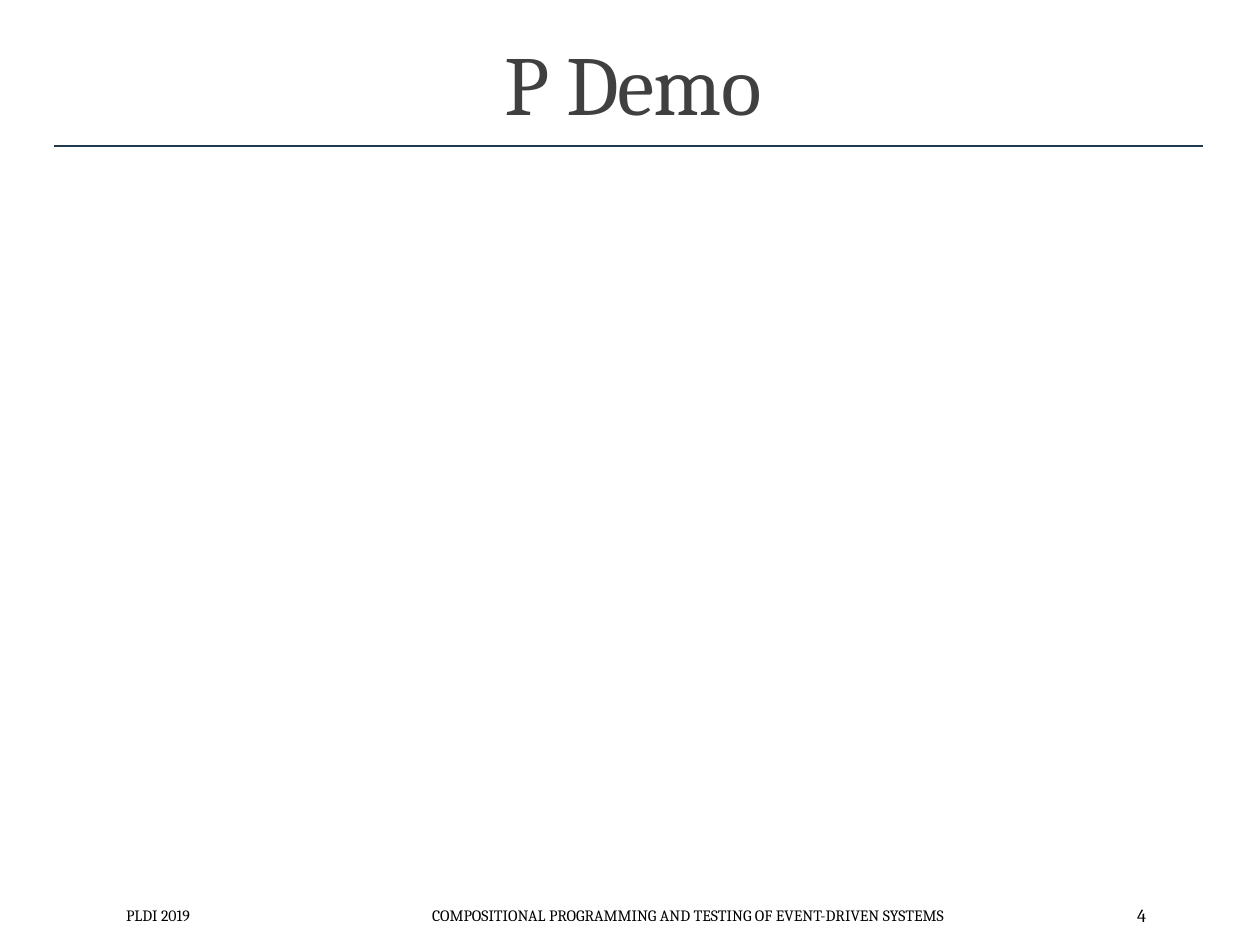
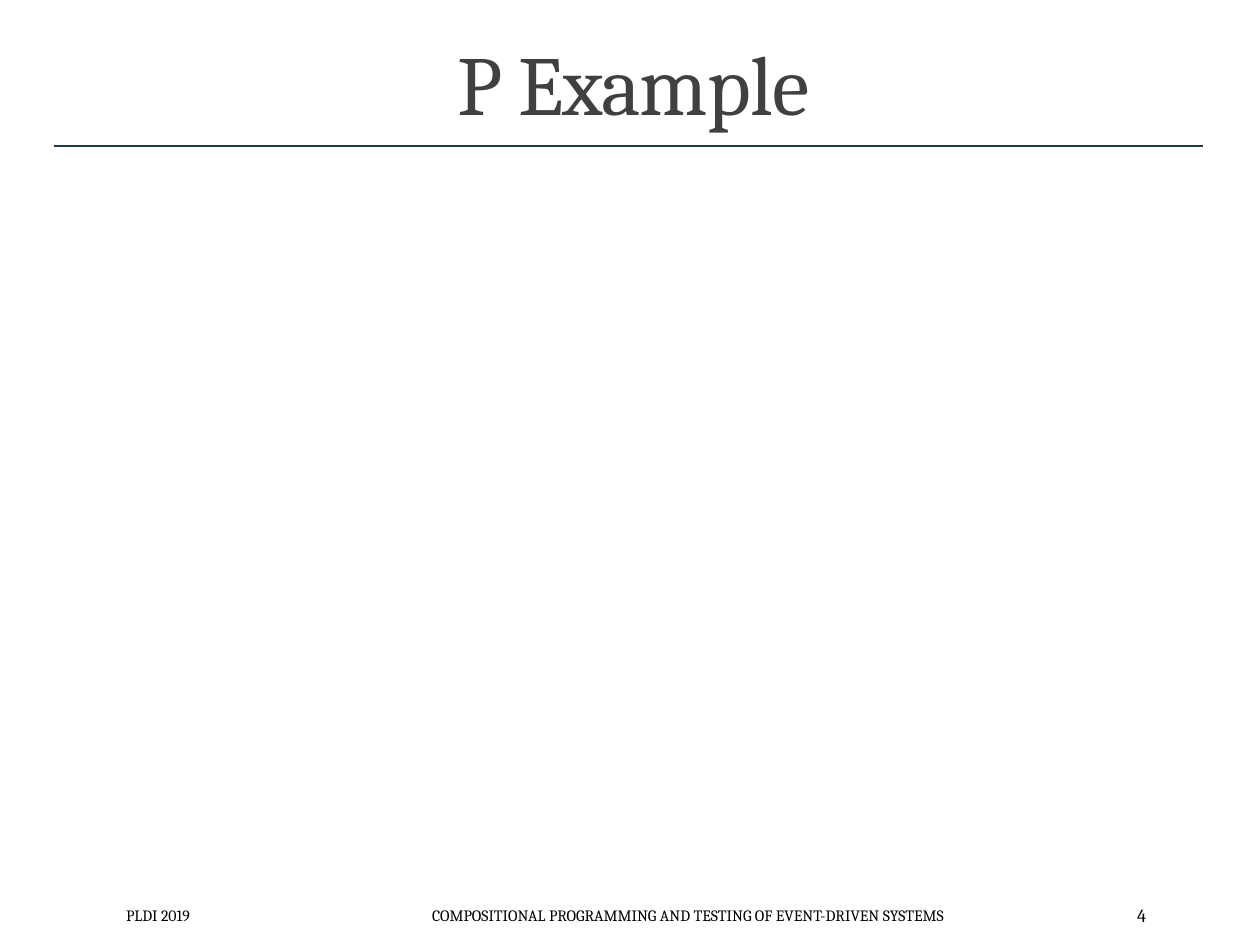
Before and after one commit to p-org/plditutorial, a slide deck: slide 4 of Presentations/2 - PLanguage.pptx. Drawn at 1260x945 pixels with LibreOffice and Linux fonts; fonts in the diff are those of the drawing. Boxes give left, top, right and bottom in pixels: in the first picture for what was removed or moved away, otherwise in the second. Text is boxed around its words. In the diff, an @@ line names an element or a change of style, - is before the commit and + after.

```diff
--- a/Presentations/2 - PLanguage.pptx
+++ b/Presentations/2 - PLanguage.pptx
@@ title at (457, 56, 810, 133): text changed @@
-P Demo
+P Example
```
Also in this commit, not shown: 5 other slides changed, 12 other files.
